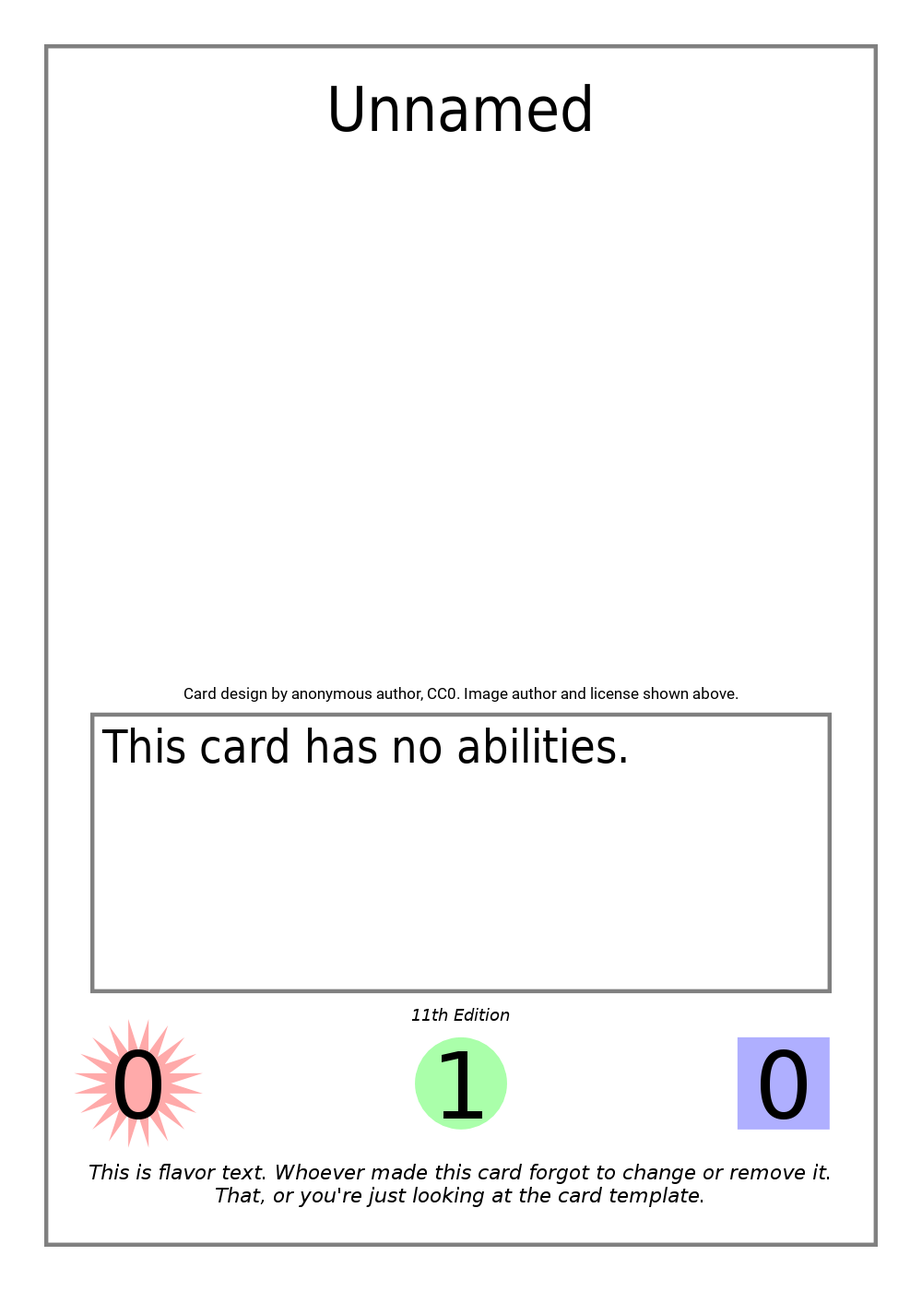
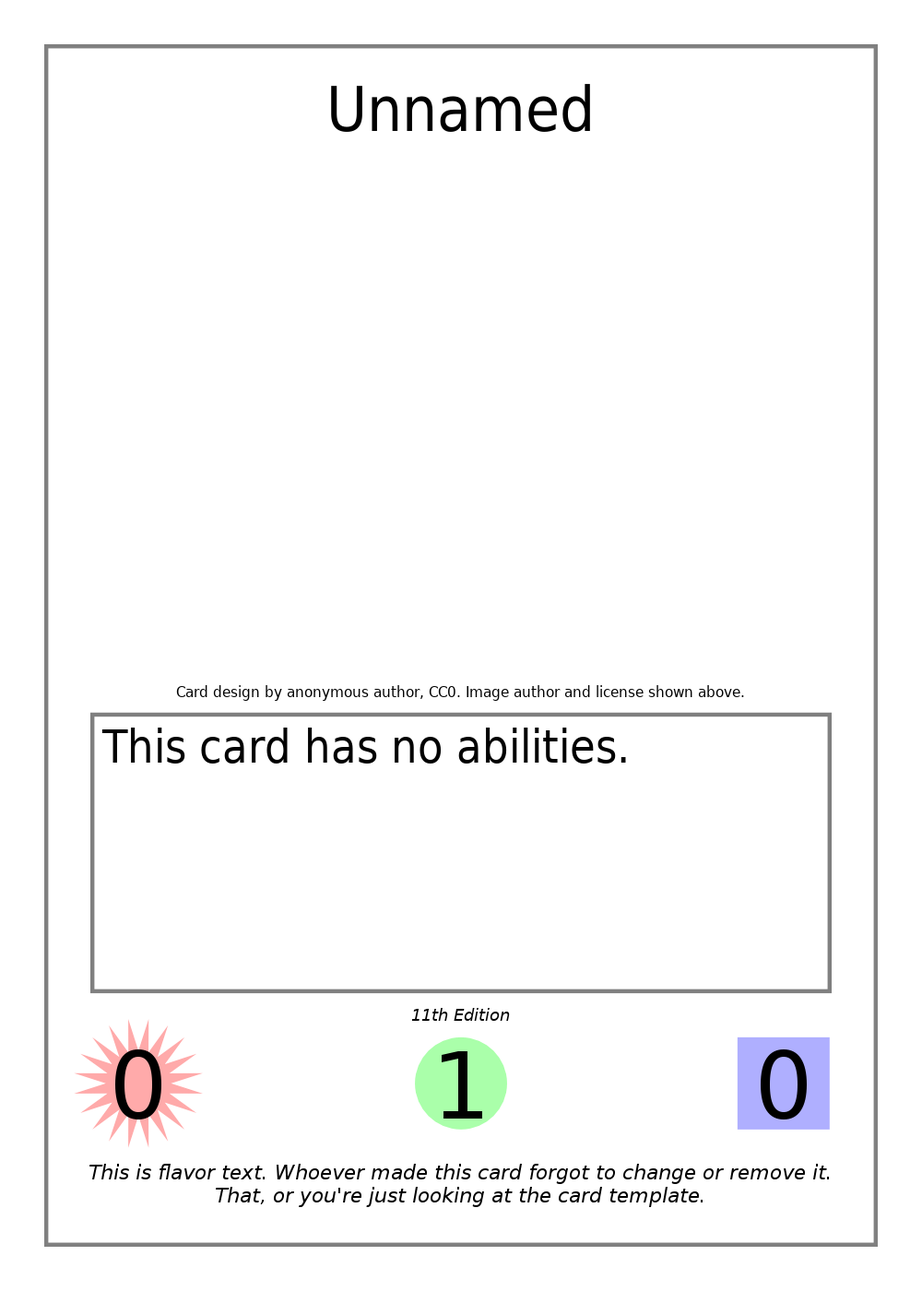
Before/after of a 922 x 1291 layered artwork. What changed in the layer stack:
painted on "Card License" over [176, 685, 745, 703]
